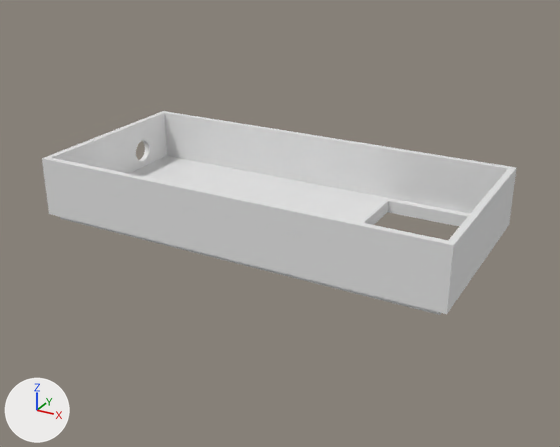
Before and after pictures for a commit that changed the Blender file 3d/case-staging.blend.
Before and after are seen from a 50 mm lens placed at (110.7, -194.8, 116.8), pointed at (5.1, -2.7, 20.7). Arrows for +X, +Y and +Z are at lower left; the lights stay in place.

Names of what the first picture shows: 'case-middle-bottom3'.
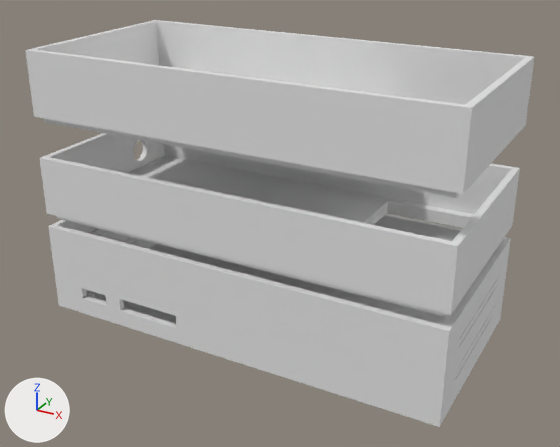
Diff of the bpy script that builds the scene:
```diff
--- a/3d/case-staging.blend.py
+++ b/3d/case-staging.blend.py
@@ ob_case_base3 @@
 ob_case_base3.location = (0.0, 0.0, 0.0)
-ob_case_base3.hide_set(True)
@@ ob_case_middle_top3 @@
 ob_case_middle_top3.location = (0.0, 0.0, 0.0)
-ob_case_middle_top3.hide_set(True)
```

Location of each change, (x1, y1, x2, y2) in pixels of the pictures (560 x 447 px):
'case-middle-top3', shown: after (25, 20, 535, 198)
'case-base3', shown: after (48, 214, 511, 427)
